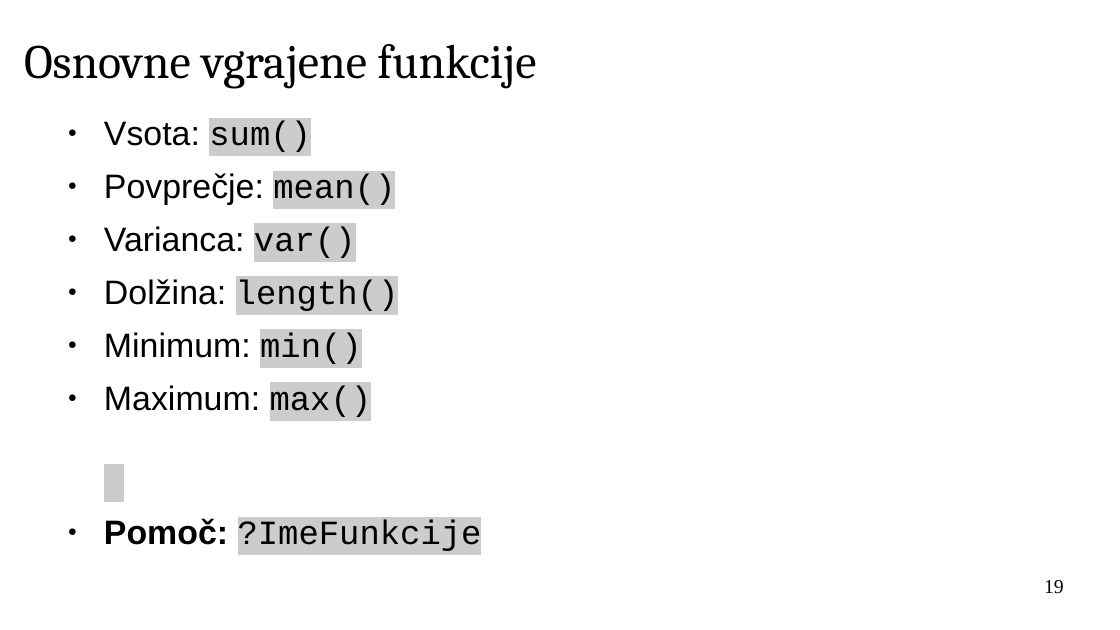
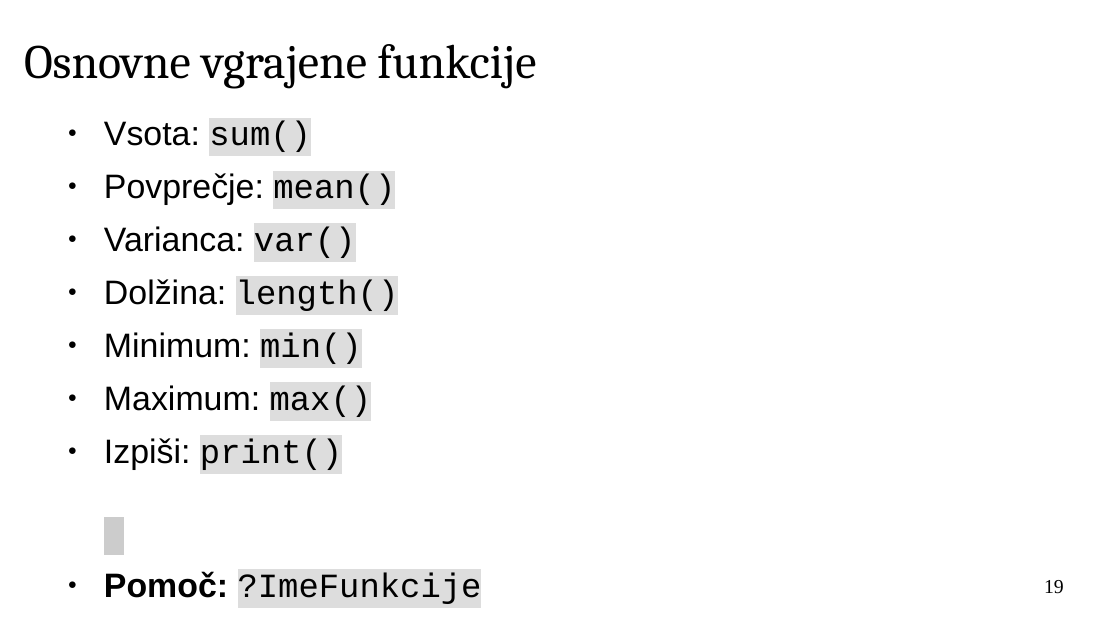
Before and after one commit to janaobsteter/R_tecaj, a slide deck: slide 19 of IT_Rtecaj.odp. Drawn at 1120x630 pixels with LibreOffice and Linux fonts; fonts in the diff are those of the drawing; background and template pictures are left out. Boxes give left, top, right and bottom in pixels: in the first picture for what was removed or moved away, otherwise in the second. Text is boxed around its words. In the diff, an @@ line names an element or a change of style, - is before the commit and + after.

```diff
--- a/IT_Rtecaj.odp
+++ b/IT_Rtecaj.odp
@@ text at (x1=104, y1=121, x2=482, y2=604): highlight #CCCCCC to #DDDDDD in "sum()", "mean()", "var()", "length()" and 3 more places @@
@@ text at (x1=104, y1=438, x2=342, y2=470): paragraph added @@
+● Izpiši: print()
```
Also in this commit, not shown: 19 other slides changed, 14 slides added, 1 other file.
